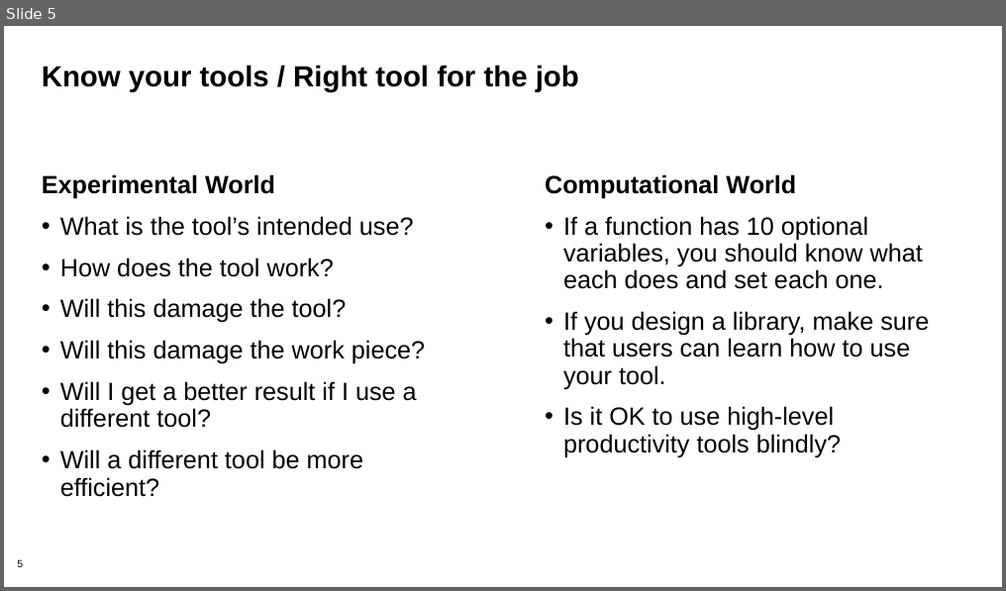
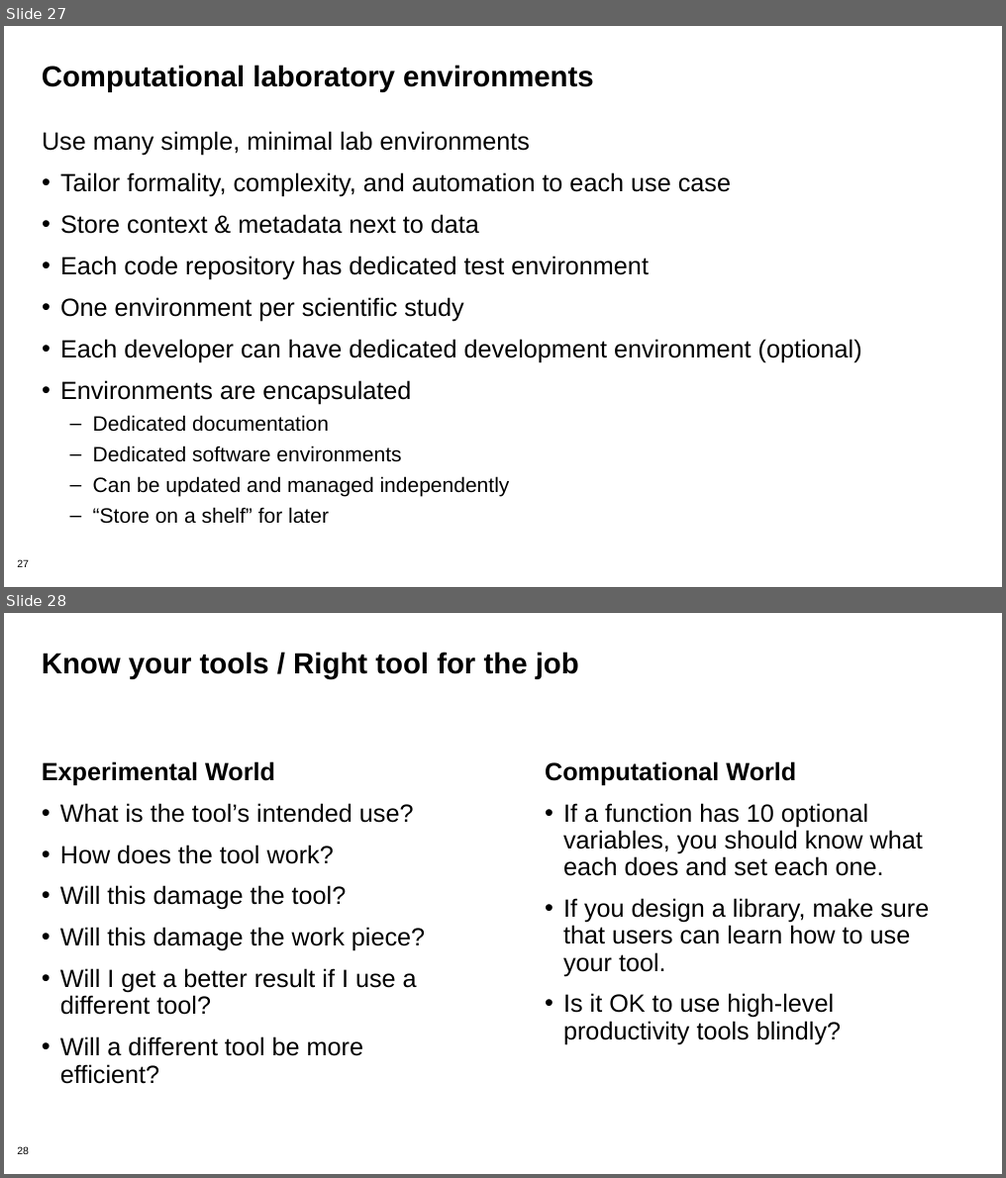
Before and after one commit to bssw-tutorial/presentations, a slide deck: computational-expts-a.pptx. Shown one above the other, each under a label of ours: slide 5 before the commit, slides 27 and 28 after it. The pictures are 1006x591 and 1006x1178 pixels, drawn with LibreOffice and Linux fonts; fonts in the diff are those of the drawing; background and template pictures are left out. Boxes give left, top, right and bottom in pixels: in the first picture for what was removed or moved away, otherwise in the second. Text is boxed around its words. In the diff, an @@ line names an element or a change of style, - is before the commit and + after.

```diff
--- a/computational-expts-a.pptx
+++ b/computational-expts-a.pptx
@@ slide 27 added at <box>4,26,1002,587</box>, background #FFFFFF; not listed: 1 template element that a slide beside it also shows @@
@@ title added at <box>42,65,594,92</box>, 28 pt, text #000000, bold @@
+Computational laboratory environments
@@ text added at <box>42,131,862,524</box>, 24 pt, text #000000 @@
+Use many simple, minimal lab environments
+• Tailor formality, complexity, and automation to each use case
+• Store context & metadata next to data
+• Each code repository has dedicated test environment
+• One environment per scientific study
+• Each developer can have dedicated development environment (optional)
+• Environments are encapsulated
+  – Dedicated documentation
+  – Dedicated software environments
+  – Can be updated and managed independently
+  – “Store on a shelf” for later
@@ what was slide 5 is now slide 28 @@
@@ page number at <box>17,1147,29,1155</box>: text changed @@
-5
+28
```
Also in this commit, not shown: 2 slides changed, 24 other slides added, 3 slides removed, 3 other files.
